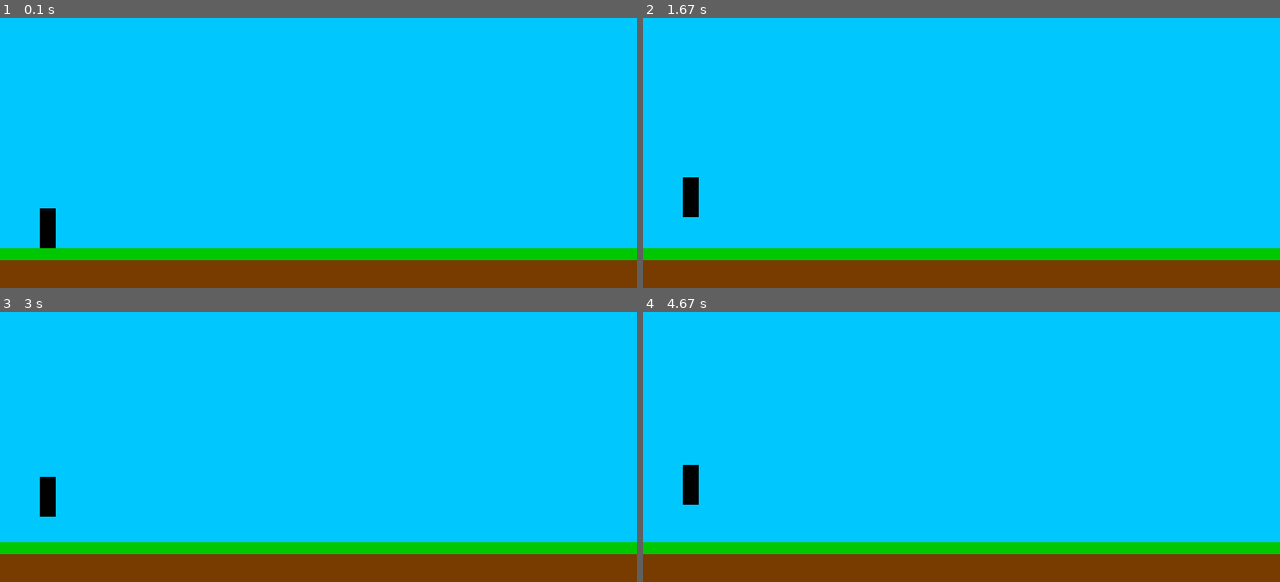
Above: before the commit, frames 1-4 (two rows, left to right).
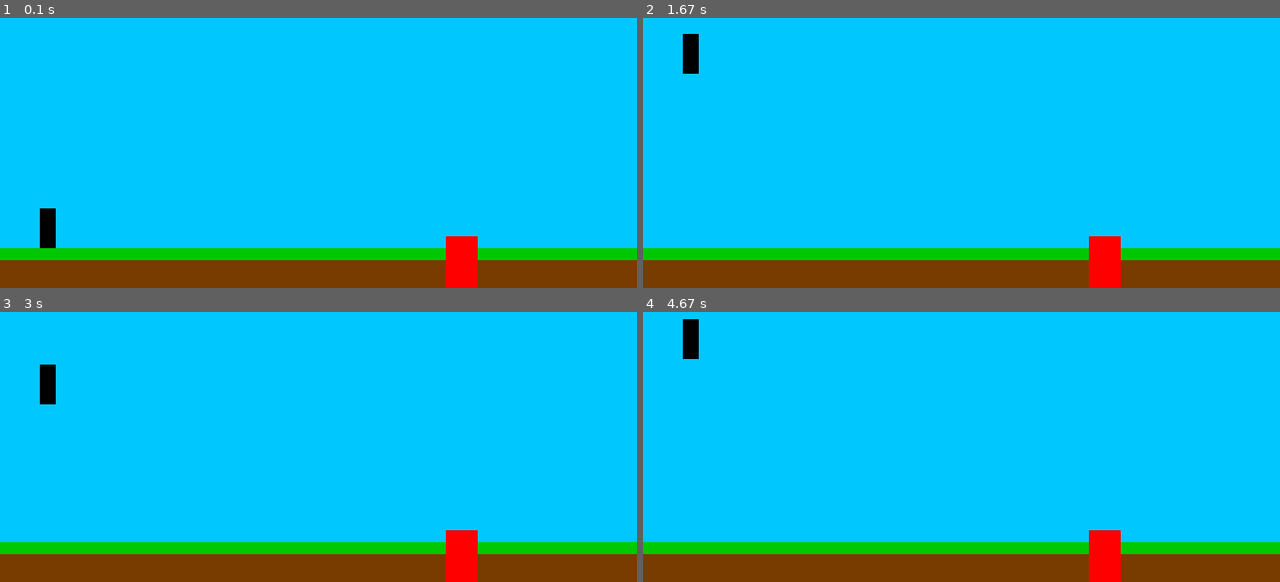
Above: after the commit, the same moments.

Repository: Samrocks58/coding-stuff
Game: pygame game, started from platformer.py
The game is run twice, just before and just after one commit, with the same random seed, the same clock (stepped at 60 frames per second) and the same inputs.
Inputs:
- Up to frame 1 (0.1 s): no input
- Up to frame 2 (1.67 s): hold Up 0.33-0.8 s; hold Up 0.83-1.2 s; hold Up 1.23-1.53 s
- Up to frame 3 (3 s): hold Up 2.3-2.67 s; hold Up from 2.7 s (still down)
- Up to frame 4 (4.67 s): release Up at 3 s; hold Up 3.03-3.4 s; hold Up 3.43-3.73 s; hold Up 3.77-4.13 s; hold Up 4.17-4.47 s; hold Up from 4.5 s (still down)

The runs differ from the first frame. In frame 1, 1.0% of the frame differs, in the area x 70-75%, y 80-100%; in frame 2, 1.7%, in the area x 6-75%, y 5-100%; in frame 3, 1.7%; in frame 4, 1.7%.

Commit message:
Update platformer.py

Diff:
--- a/platformer.py
+++ b/platformer.py
@@ -38,10 +38,11 @@
 
     pygame.draw.rect(screen, brown, (0, max_height-35, max_width, 35))
     pygame.draw.rect(screen, green, (0, max_height-50, max_width, 15))
+    bouncey = pygame.draw.rect(screen, (255, 0, 0), (max_width-240, max_height-65, 40, 65))
     if not topSpeed:
-        pygame.draw.rect(screen, black, (MoveX, max_height-MoveY, 20, 50))
+        player = pygame.draw.rect(screen, black, (MoveX, max_height-MoveY, 20, 50))
     elif topSpeed:
-        pygame.draw.rect(screen, (255, 0, 0), (MoveX, max_height-MoveY, 20, 50))
+        player = pygame.draw.rect(screen, (255, 255, 0), (MoveX, max_height-MoveY, 20, 50))
 
 
     keys = list(pygame.key.get_pressed())
@@ -76,11 +77,16 @@
         OnGround=False
     elif MoveY <= 100:
         OnGround = True
-        forceY *= -1
-        if keys[Down]:
-            forceY = 0
+        forceY = 0
     if (MoveX > max_width-20) or (MoveX < 0):
         forceX *= -1
+    if player.colliderect(bouncey):
+        if (player.left < bouncey.left) and (MoveX < bouncey.centerx):
+            MoveX -= abs(player.right - bouncey.left)
+            forceX=0
+        if (player.right > bouncey.right) and (MoveX > bouncey.centerx):
+            MoveX += abs(bouncey.right - player.left)
+            forceX=0
 
     # Debug:
     # print("Force X: {}".format(forceX))
